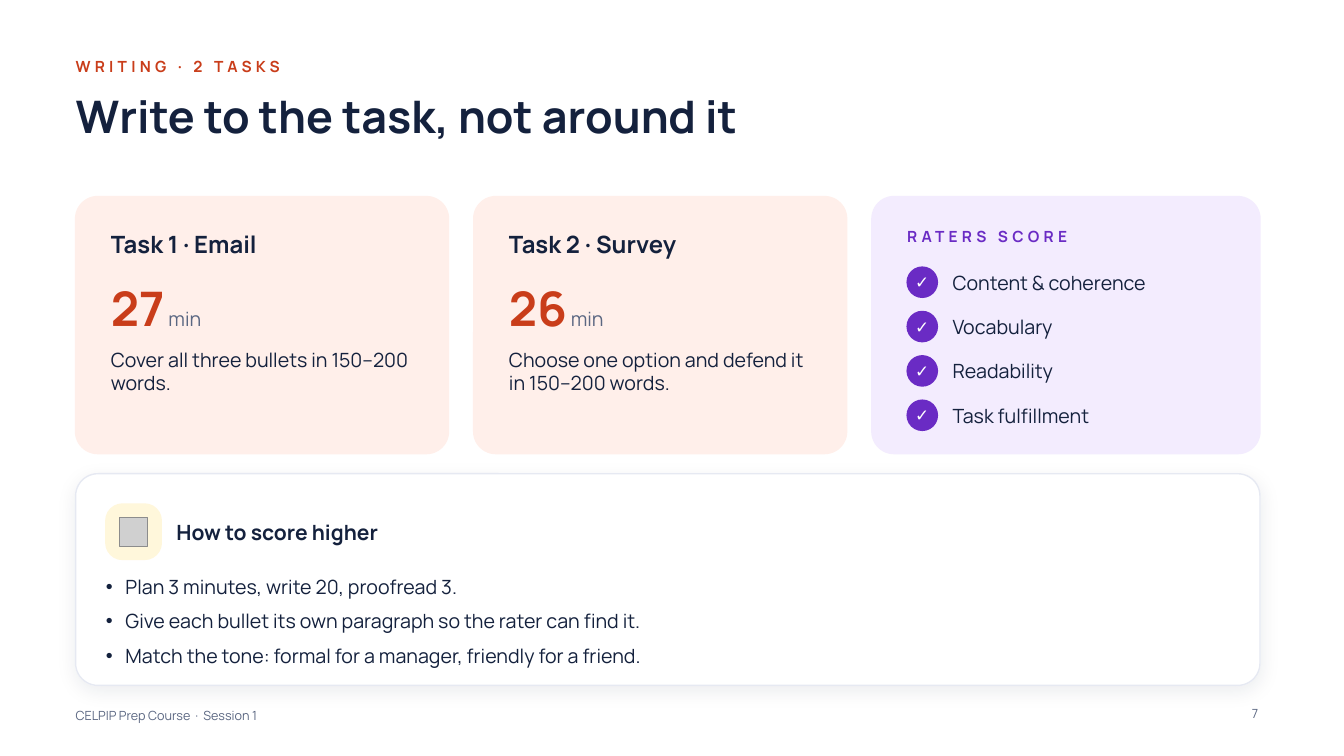
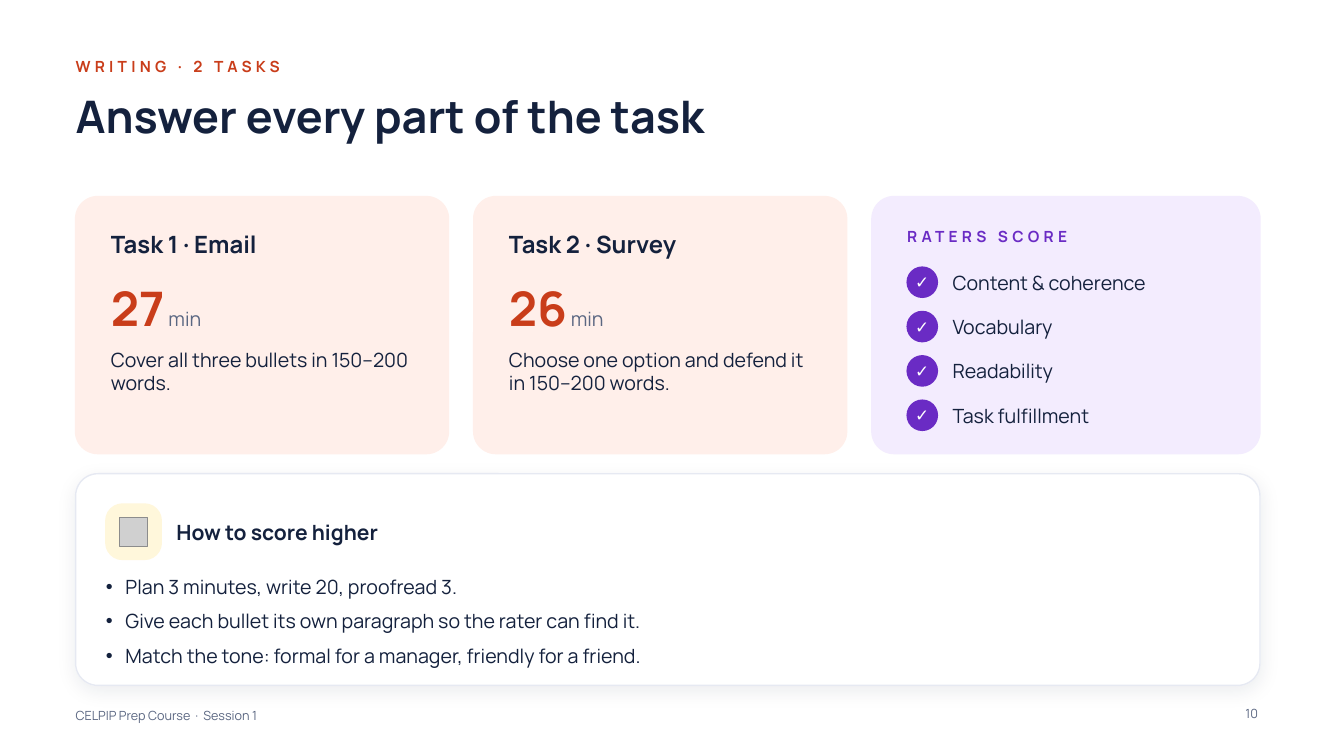
Before and after one commit to learnovateqa/The_English_Academy_CELPIP, a slide deck: slide 10 of decks/session-01.pptx (slide 7 before the commit). Drawn at 1344x756 pixels with LibreOffice and Linux fonts; fonts in the diff are those of the drawing; grey boxes stand for pictures. Boxes give left, top, right and bottom in pixels: in the first picture for what was removed or moved away, otherwise in the second. Text is boxed around its words. In the diff, an @@ line names an element or a change of style, - is before the commit and + after.

```diff
--- a/decks/session-01.pptx
+++ b/decks/session-01.pptx
@@ title at [76,100,705,144]: text changed @@
-Write to the task, not around it
+Answer every part of the task
@@ page number at [1245,709,1258,718]: text changed @@
-7
+10
```
Also in this commit, not shown: 3 other slides changed, 9 slides added, 2 other files.
